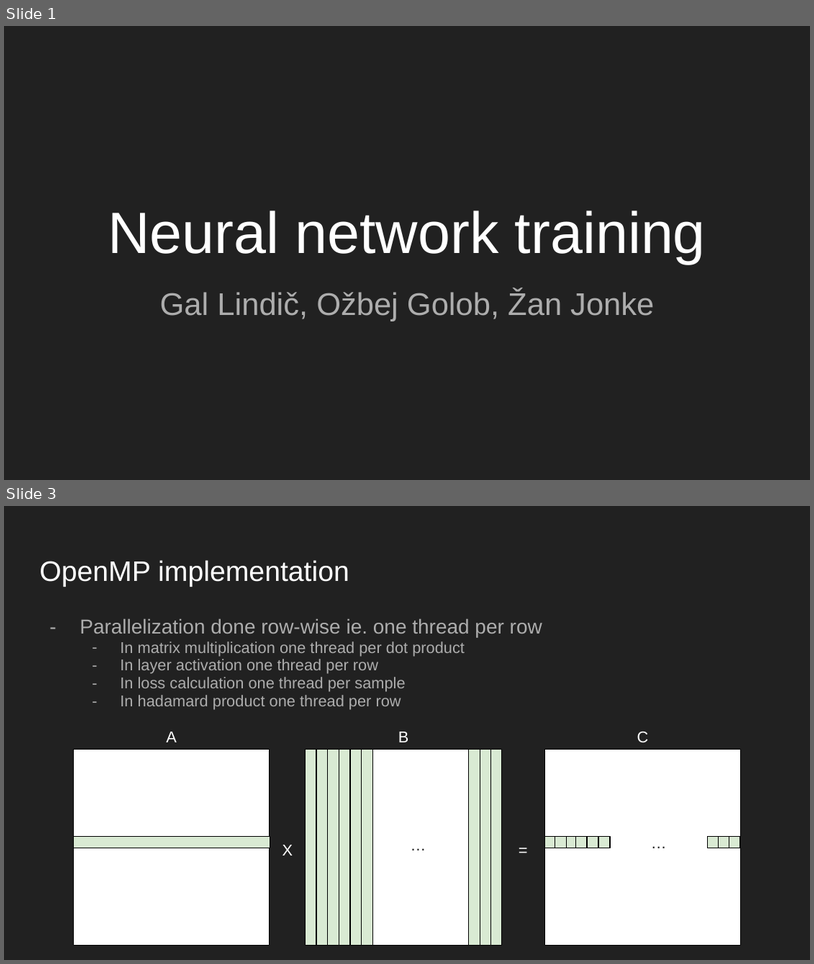
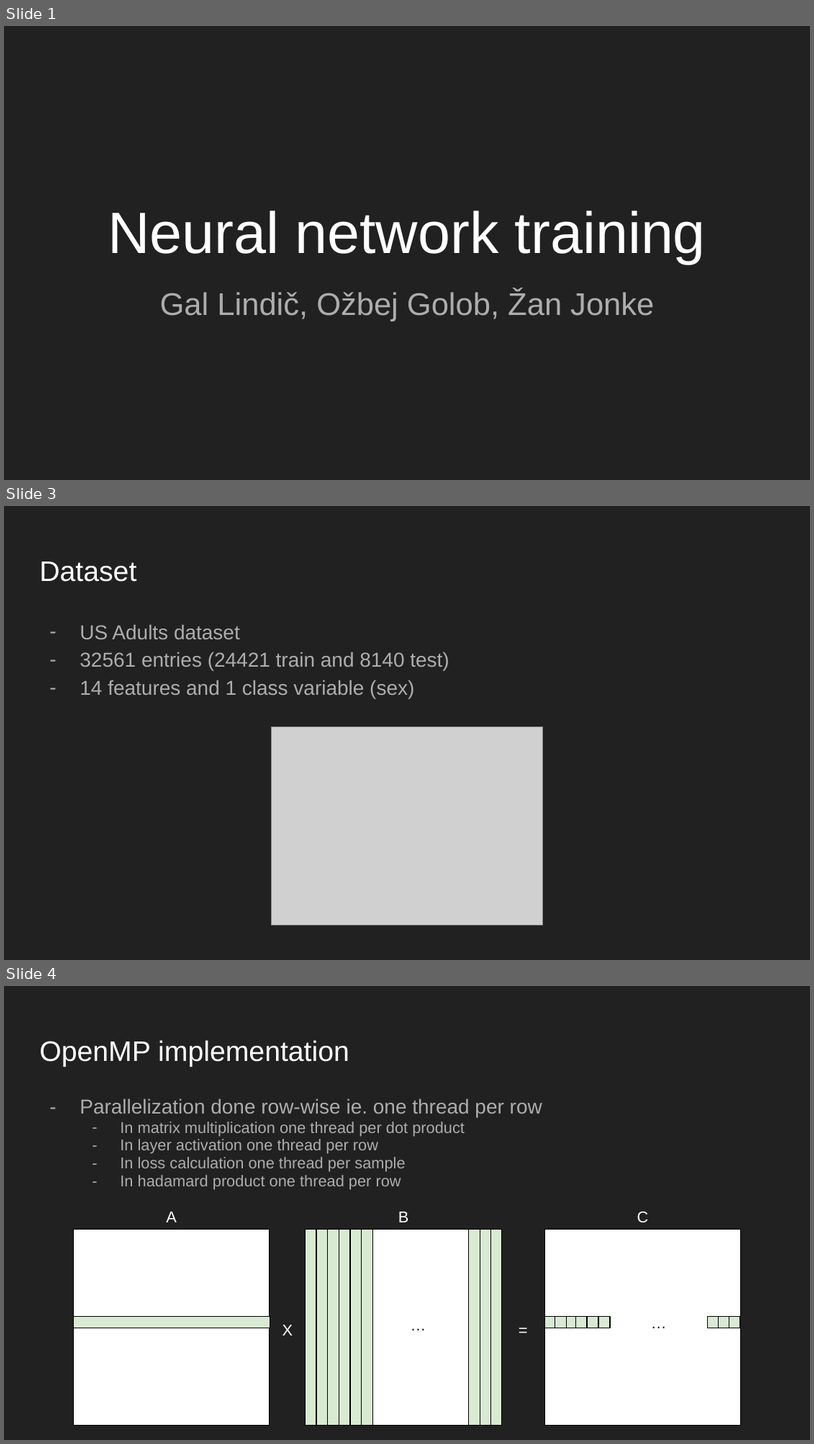
Before and after one commit to gallindic/HPC-Neural-Network-parallelization, a slide deck: presentation/Neural network training.pptx. Shown one above the other, each under a label of ours: slides 1 and 3 before the commit, slides 1, 3 and 4 after it; the slides between them are not shown. The pictures are 814x964 and 814x1444 pixels, drawn with LibreOffice and Linux fonts; fonts in the diff are those of the drawing; grey boxes stand for pictures. Boxes give left, top, right and bottom in pixels: in the first picture for what was removed or moved away, otherwise in the second. Text is boxed around its words. In the diff, an @@ line names an element or a change of style, - is before the commit and + after.

```diff
--- a/presentation/Neural network training.pptx
+++ b/presentation/Neural network training.pptx
@@ slide 3 added at (4,506,810,960), background #212121 @@
@@ title added at (39,561,136,582), 25.2 pt, text #FFFFFF @@
+Dataset
@@ text added at (80,624,449,698), 18 pt, text #ADADAD @@
+– US Adults dataset
+– 32561 entries (24421 train and 8140 test)
+– 14 features and 1 class variable (sex)
@@ picture added at (272,727,543,925) @@
@@ what was slide 3 is now slide 4 @@
```
Also in this commit, not shown: 3 slides changed, 1 other slide added, 1 other file.
